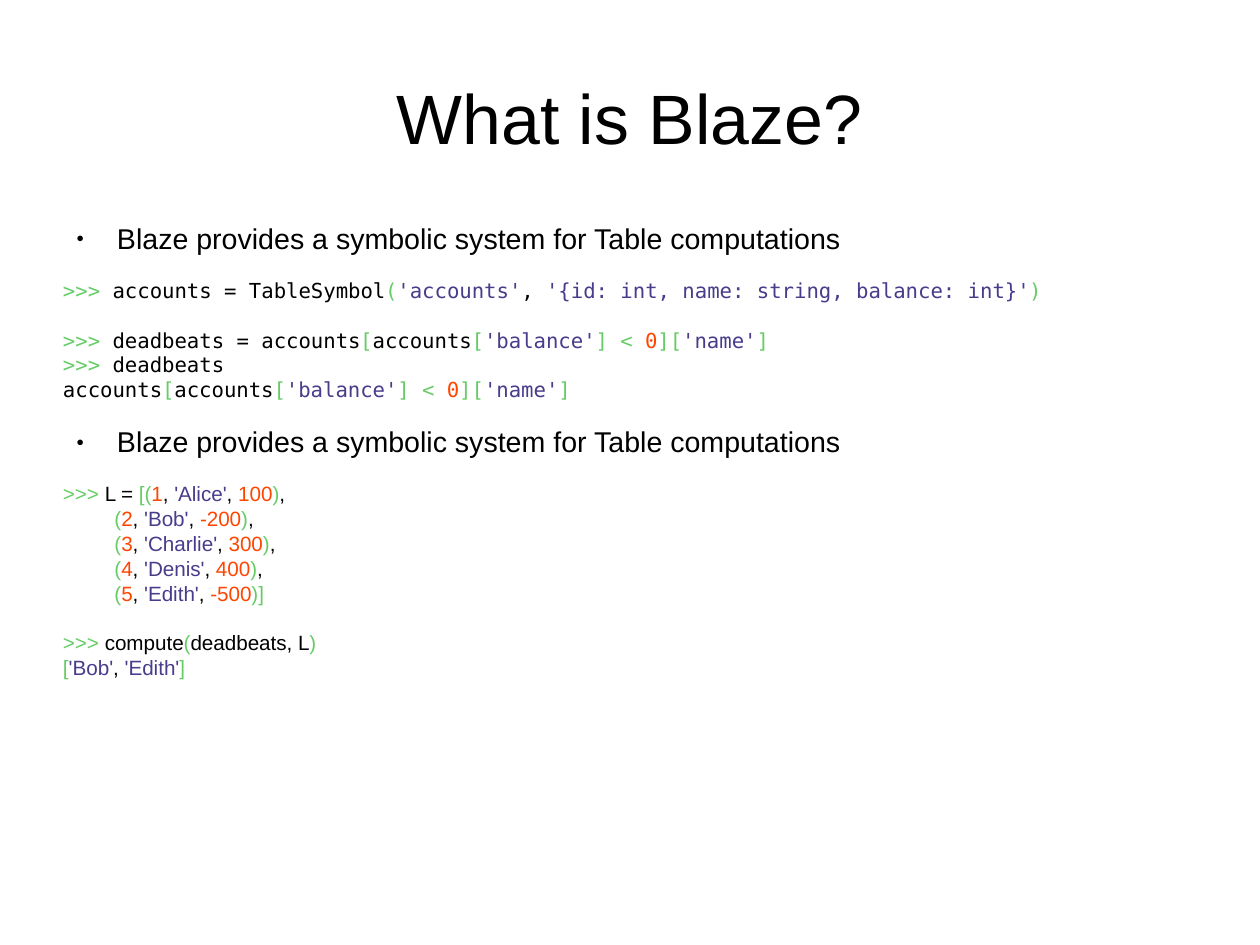
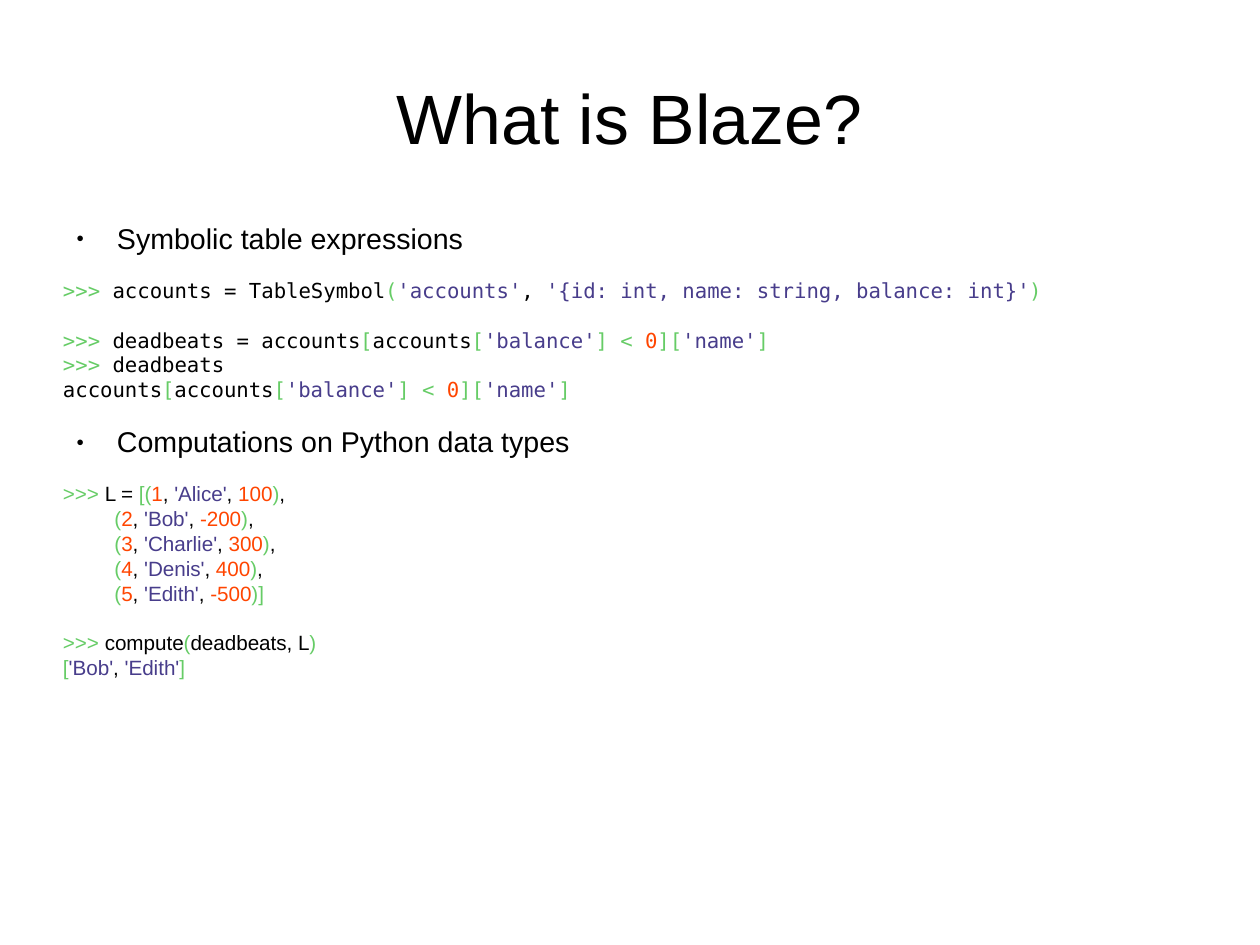
Before and after one commit to mrocklin/blaze-scipy-2014, a slide deck: slide 13 of SciPy2014Blaze.odp. Drawn at 1260x945 pixels with LibreOffice and Linux fonts; fonts in the diff are those of the drawing; background and template pictures are left out. Boxes give left, top, right and bottom in pixels: in the first picture for what was removed or moved away, otherwise in the second. Text is boxed around its words. In the diff, an @@ line names an element or a change of style, - is before the commit and + after.

```diff
--- a/SciPy2014Blaze.odp
+++ b/SciPy2014Blaze.odp
@@ text at box(117, 228, 463, 255): text changed @@
-● Blaze provides a symbolic system for Table computations
+● Symbolic table expressions
@@ text at box(117, 431, 569, 458): text changed @@
-● Blaze provides a symbolic system for Table computations
+● Computations on Python data types
```
Also in this commit, not shown: 8 other slides changed.
